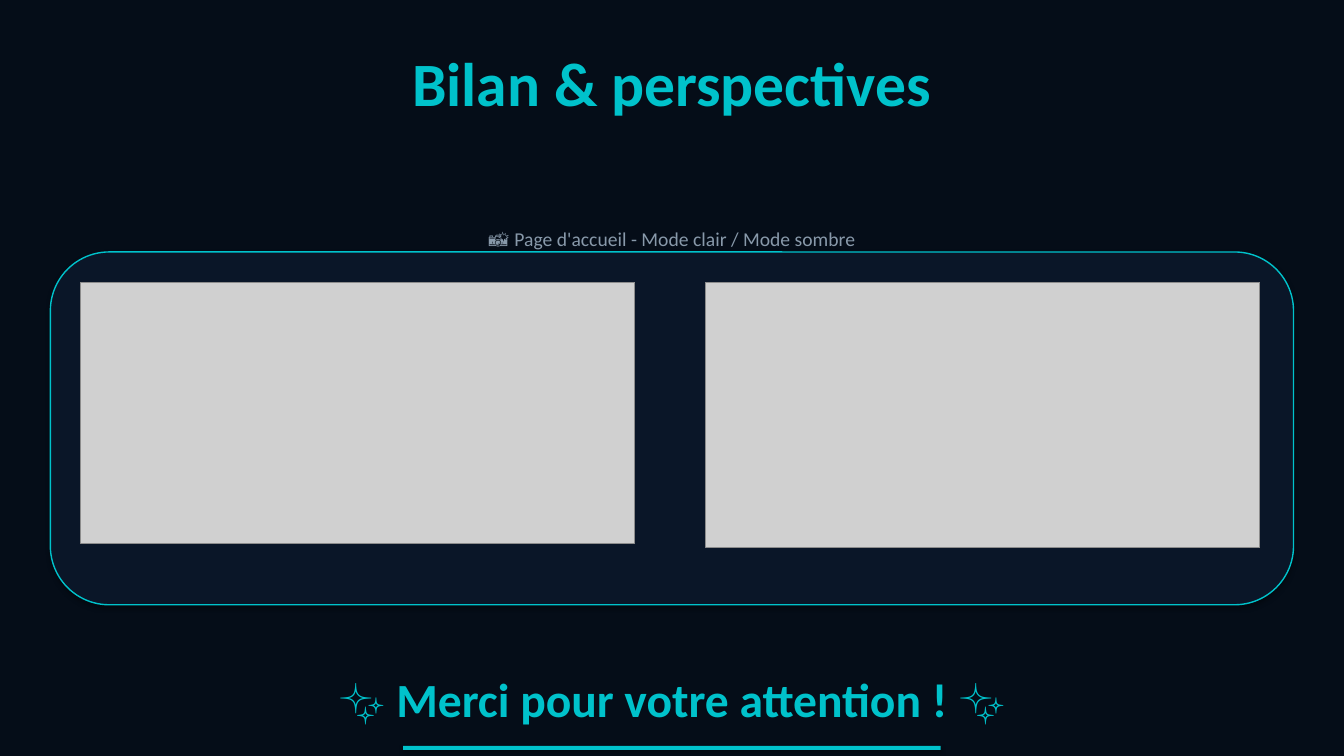
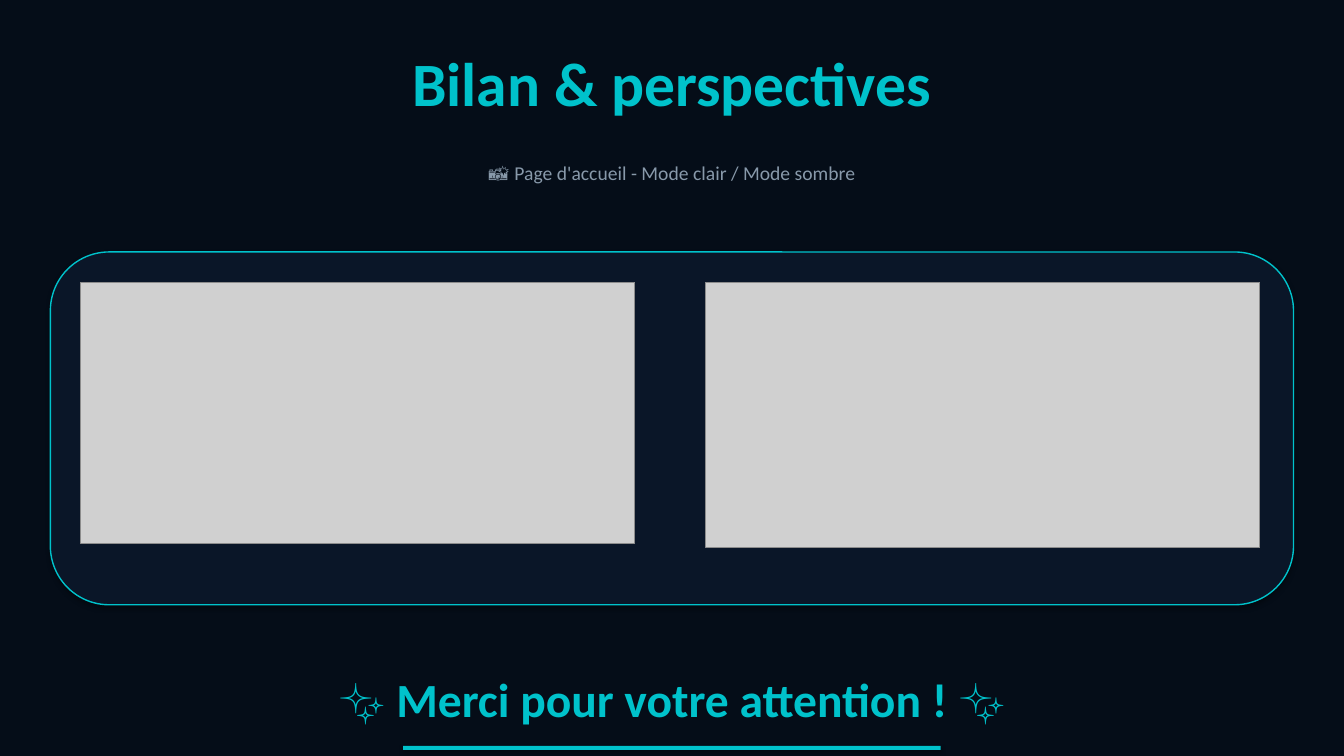
Before and after one commit to bebeeesy/AWA-SY-AfriTalent, a slide deck: slide 10 of docs/AWA_SY_PRESENTATION.pptx. Drawn at 1344x756 pixels with LibreOffice and Linux fonts; fonts in the diff are those of the drawing; grey boxes stand for pictures. Boxes give left, top, right and bottom in pixels: in the first picture for what was removed or moved away, otherwise in the second. Text is boxed around its words. In the diff, an @@ line names an element or a change of style, - is before the commit and + after.

```diff
--- a/docs/AWA_SY_PRESENTATION.pptx
+++ b/docs/AWA_SY_PRESENTATION.pptx
@@ text "📸 Page d'accueil - Mode ...": place and size @@
-text "📸 Page d'accueil - Mode ..." at [514, 232, 855, 252]
+text "📸 Page d'accueil - Mode ..." at [514, 166, 855, 184]
```
Also in this commit, not shown: 4 other slides changed, 2 other files.
